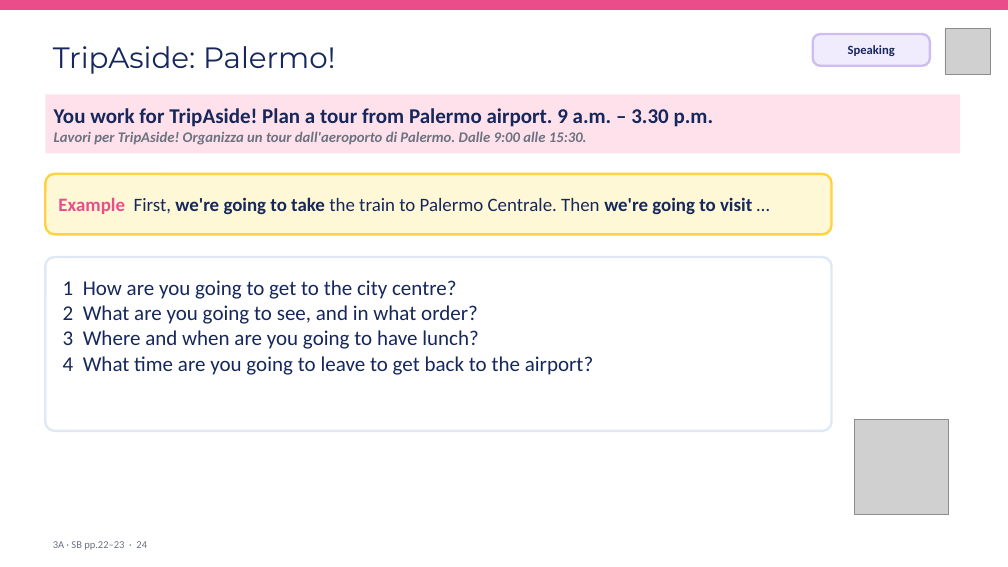
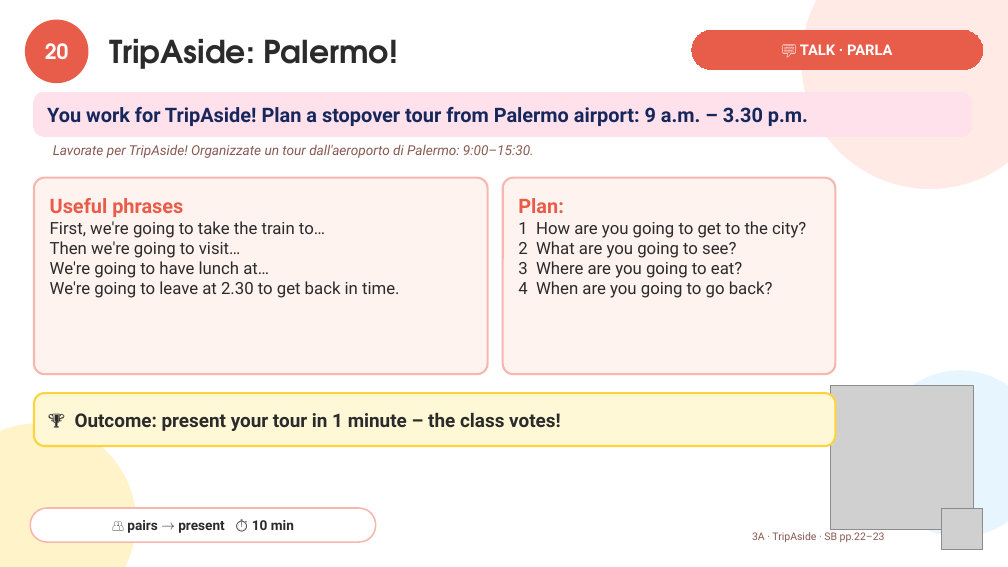
Before and after one commit to londonlanguageschool/Bagheria-, a slide deck: slide 20 of materials/A2/A2_3A_TripAside.pptx (slide 24 before the commit). Drawn at 1008x567 pixels with LibreOffice and Linux fonts; fonts in the diff are those of the drawing; grey boxes stand for pictures. Boxes give left, top, right and bottom in pixels: in the first picture for what was removed or moved away, otherwise in the second. Text is boxed around its words. In the diff, an @@ line names an element or a change of style, - is before the commit and + after.

```diff
--- a/materials/A2/A2_3A_TripAside.pptx
+++ b/materials/A2/A2_3A_TripAside.pptx
@@ rectangle removed at (0, 0, 1008, 9) @@
@@ ellipse added at (26, 21, 87, 82), fill #E85D4A, outline #E85D4A 3 pt, 20 pt, text #FFFFFF, bold @@
+20
@@ text "TripAside: Palermo!": place and size @@
-text "TripAside: Palermo!" at (53, 46, 335, 74)
+text "TripAside: Palermo!" at (109, 39, 398, 69)
@@ text "TripAside: Palermo!" at (109, 39, 398, 69): size 28 to 30 pt, font Montserrat to TeX Gyre Adventor, text colour #16275C to #2B2B2B, bold on @@
@@ ellipse added at (802, 0, 1008, 189), fill #FFE3DD at 75% opacity @@
@@ rounded rectangle added at (692, 30, 983, 70), fill #E85D4A, outline #E85D4A 0.75 pt, 14 pt, text #FFFFFF, bold @@
+💬 TALK · PARLA
@@ rounded rectangle removed at (813, 34, 930, 66) @@
-Speaking
@@ rounded rectangle "You work for TripAside! Plan ...": place and size @@
-rounded rectangle "You work for TripAside! Plan ..." at (45, 95, 960, 154)
+rounded rectangle "You work for TripAside! Plan ..." at (34, 92, 972, 136)
@@ rounded rectangle "You work for TripAside! Plan ..." at (34, 92, 972, 136): rectangle to rounded rectangle; outline none to #FFE1EC 0.75 pt @@
@@ text in rounded rectangle at (47, 107, 808, 126): text changed; size 14 to 19 pt; font Calibri to Roboto; text colour #6B7280 to #16275C; italic off @@
-You work for TripAside! Plan a tour from Palermo airport. 9 a.m. – 3.30 p.m.
-Lavori per TripAside! Organizza un tour dall'aeroporto di Palermo. Dalle 9:00 alle 15:30.
+You work for TripAside! Plan a stopover tour from Palermo airport: 9 a.m. – 3.30 p.m.
@@ text added at (53, 144, 534, 158), 13 pt, text #8A5A52, italic @@
+Lavorate per TripAside! Organizzate un tour dall'aeroporto di Palermo: 9:00–15:30.
@@ rounded rectangle "Useful phrases": place and size @@
-rounded rectangle "Useful phrases" at (45, 174, 832, 234)
+rounded rectangle "Useful phrases" at (34, 178, 488, 374)
@@ rounded rectangle "Useful phrases" at (34, 178, 488, 374): vertical alignment middle to top; fill #FFF8D6 to #FFF3F0; outline #FFD23F 2.25 pt to #F6B8AE 2 pt; proportions changed @@
@@ rounded rectangle "Plan:": place and size @@
-rounded rectangle "Plan:" at (45, 257, 832, 431)
+rounded rectangle "Plan:" at (503, 178, 836, 374)
@@ rounded rectangle "Plan:" at (503, 178, 836, 374): fill #FFFFFF to #FFF3F0; outline #DFE9F5 2.25 pt to #F6B8AE 2 pt; proportions changed @@
@@ text in rounded rectangle at (50, 198, 400, 298): text changed; size 18 to 16 pt; font Calibri to Roboto; text colour #16275C to #2B2B2B; bold off @@
-Example First, we're going to take the train to Palermo Centrale. Then we're going to visit …
+Useful phrases
+First, we're going to take the train to…
+Then we're going to visit…
+We're going to have lunch at…
+We're going to leave at 2.30 to get back in time.
@@ text in rounded rectangle at (518, 198, 806, 298): text changed; size 20 to 16 pt; font Calibri to Roboto; text colour #16275C to #2B2B2B @@
-1 How are you going to get to the city centre?
-2 What are you going to see, and in what order?
-3 Where and when are you going to have lunch?
-4 What time are you going to leave to get back to the airport?
+Plan:
+1 How are you going to get to the city?
+2 What are you going to see?
+3 Where are you going to eat?
+4 When are you going to go back?
@@ picture added at (830, 386, 974, 529) @@
@@ ellipse added at (877, 371, 1008, 537), fill #E0F2FE at 75% opacity @@
@@ rounded rectangle added at (34, 393, 836, 446), fill #FFF8D6, outline #FFD23F 2 pt, 18 pt, text #2B2B2B, bold @@
+🏆 Outcome: present your tour in 1 minute – the class votes!
@@ ellipse added at (0, 423, 136, 567), fill #FFF1B8 at 75% opacity @@
@@ picture removed at (854, 420, 949, 514) @@
@@ rounded rectangle added at (30, 508, 376, 542), fill #FFFFFF, outline #F6B8AE 1.5 pt, 13 pt, text #2B2B2B, bold @@
+👥 pairs → present ⏱ 10 min
@@ picture: place and size @@
-picture at (945, 29, 991, 74)
+picture at (941, 508, 983, 550)
@@ text at (752, 532, 885, 542): text changed; font Calibri to Roboto; text colour #6B7280 to #8A5A52 @@
-3A · SB pp.22–23 · 24
+3A · TripAside · SB pp.22–23
```
Also in this commit, not shown: 13 other slides changed, 7 slides added, 11 slides removed, 29 other files.
